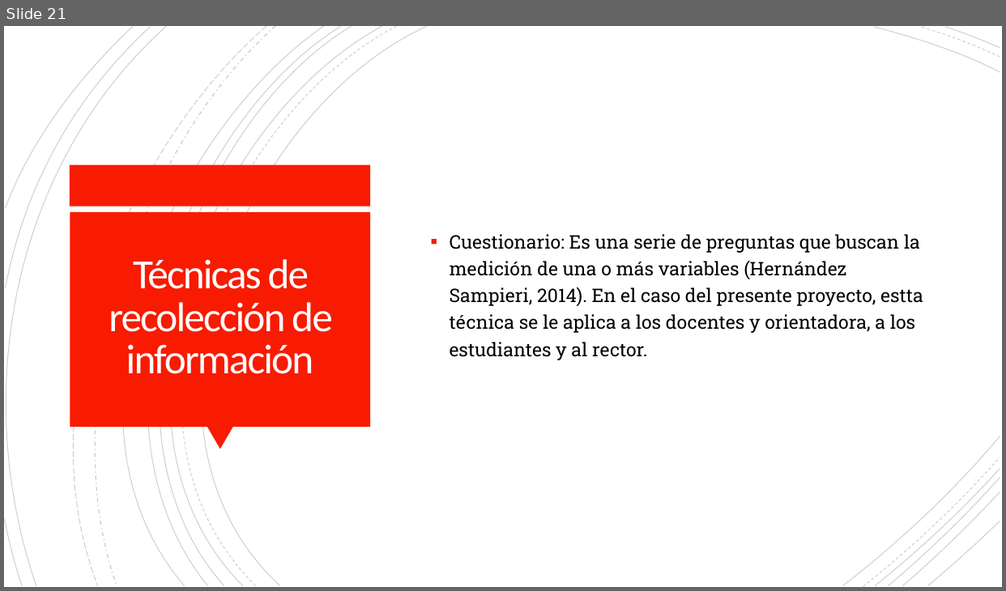
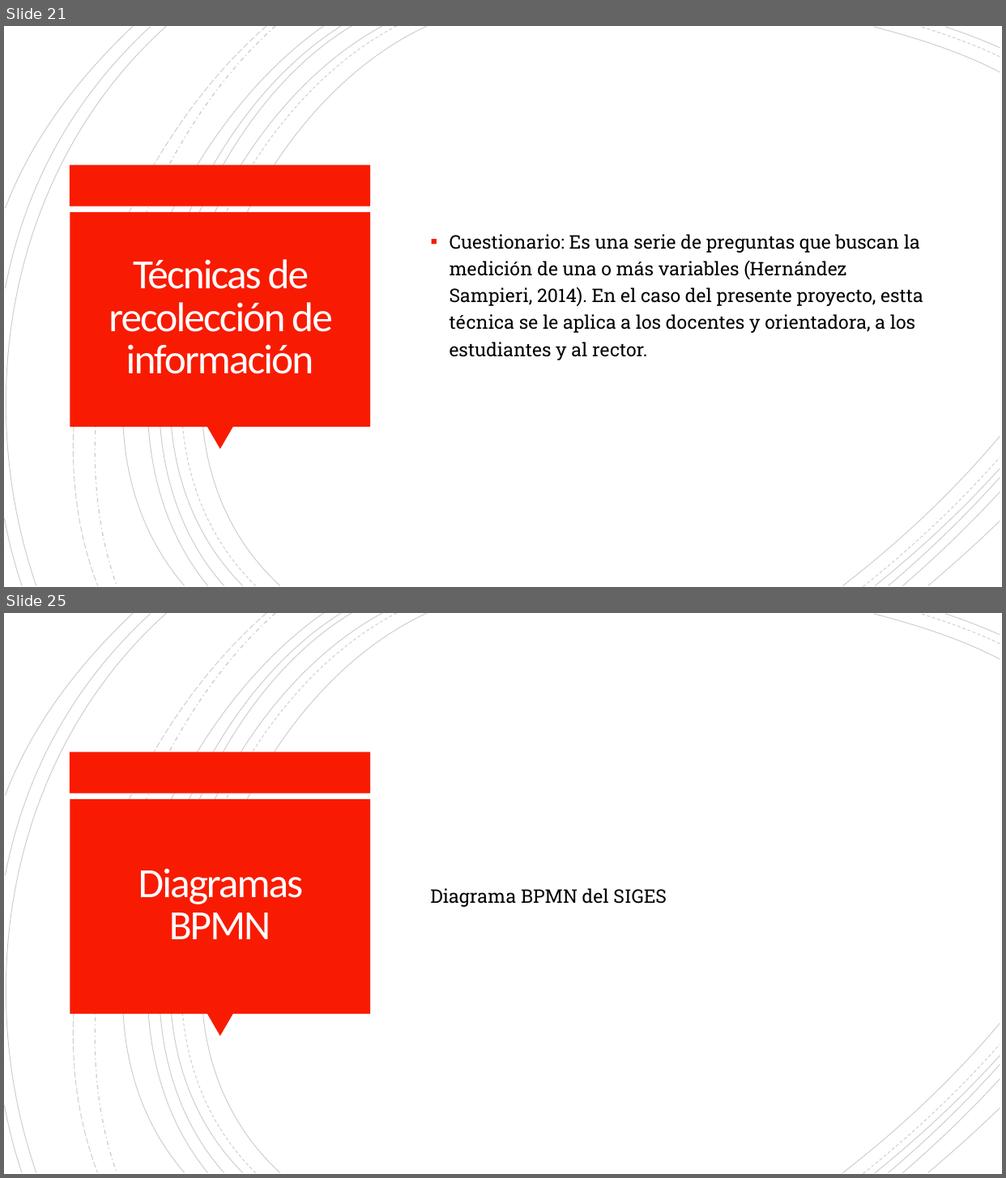
Before and after one commit to Dillan444/PROYECTO_SENA, a slide deck: PLANTEAMIENTO_DEL_PROBLEMA.pptx. Shown one above the other, each under a label of ours: slide 21 before the commit, slides 21 and 25 after it; the slides between them are not shown. The pictures are 1006x591 and 1006x1178 pixels, drawn with LibreOffice and Linux fonts; fonts in the diff are those of the drawing. Boxes give left, top, right and bottom in pixels: in the first picture for what was removed or moved away, otherwise in the second. Text is boxed around its words. In the diff, an @@ line names an element or a change of style, - is before the commit and + after.

Commit message:
Docs: Diagramas.v4
Se insertaron tres diagramas, dos de tipo BPMN uno del sistema propuesto y otro del sistema ya existente en el colegio. También un diagrama UML de casos de uso del sistema propuesto.

```diff
--- a/PLANTEAMIENTO_DEL_PROBLEMA.pptx
+++ b/PLANTEAMIENTO_DEL_PROBLEMA.pptx
@@ slide 25 added at (4, 613, 1002, 1174), background #FFFFFF; not listed: 24 template elements that a slide beside it also shows @@
@@ title added at (138, 868, 304, 939), 40 pt, text #FFFEFF @@
+Diagramas BPMN
@@ text added at (430, 888, 667, 907), 18 pt, text #000000 @@
+Diagrama BPMN del SIGES
```
Also in this commit, not shown: 6 other slides added.
